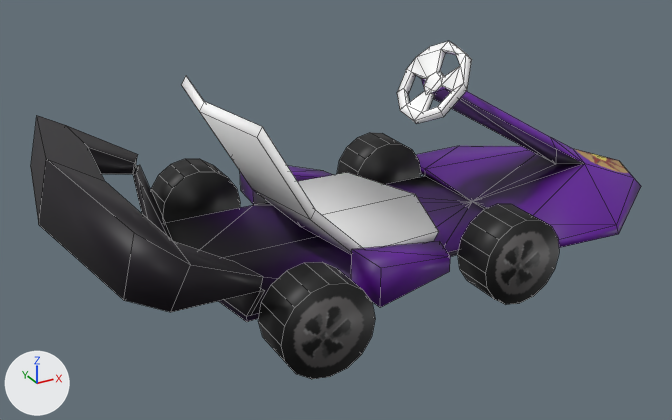
One commit to the Blender file Blender files/Solaire.blend: the scene before it, then after it.
Rendered twice from a camera (50 mm lens) standing at (-3.04, -4.25, 2.27) and looking at (-0.69, 0.03, 0.13). The lights are fixed; the arrows at lower left show +X, +Y and +Z. Mesh edges are drawn as thin lines.

In view in the first picture: 'Chasis', 'Seat', 'Steering Wheel', 'Wheel B', 'Wheel FL', 'Wheel FR'.
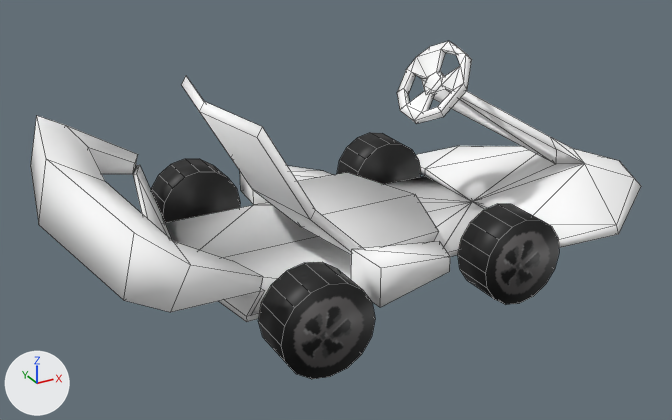
Scene script edits in JSON lines:
```json
{"block": "me_plane", "where": "me_plane.from_pydata(...)  # 55 vertices, 61 faces; spans x -2.33..1.52, y -1.01..0.0, z -0.03..0.83"}
{"op": "remove", "block": "me_plane", "code": "me_plane.materials.append(mat_kart_texture)  # picture img_kart_texture"}
{"op": "add", "block": "me_plane", "code": "me_plane.materials.append(mat_seat_material)  # white #ffffff"}
```

Changed parts and their boxes (x1, y1, x2, y2) in the pictures (672 x 420 px):
```json
{"object": "Chasis", "change": "recoloured", "before": [31, 79, 641, 322], "after": [31, 79, 641, 322]}
```
